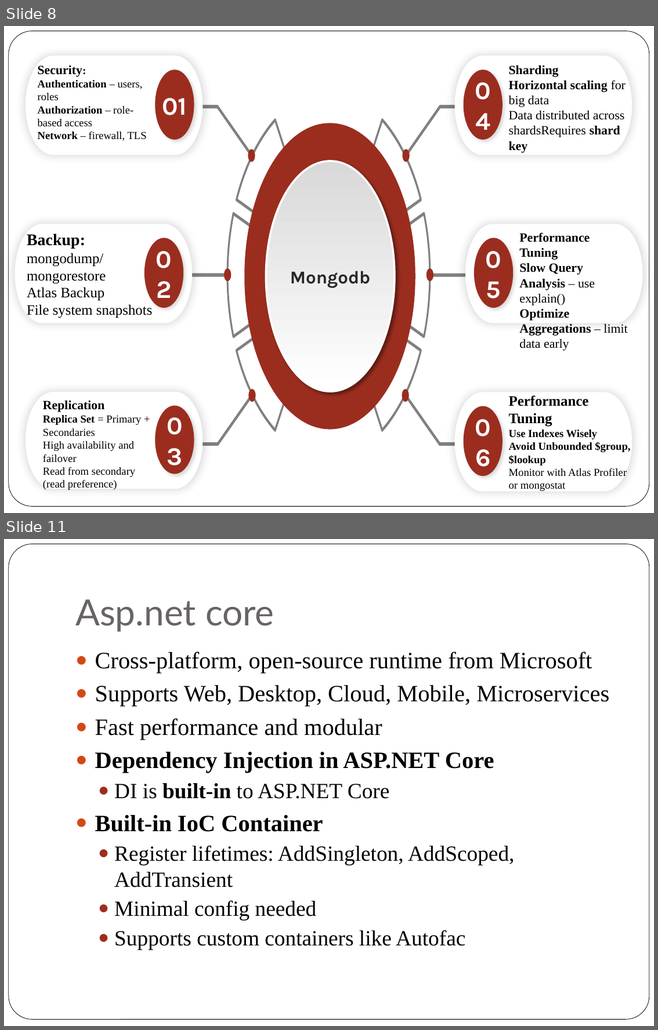
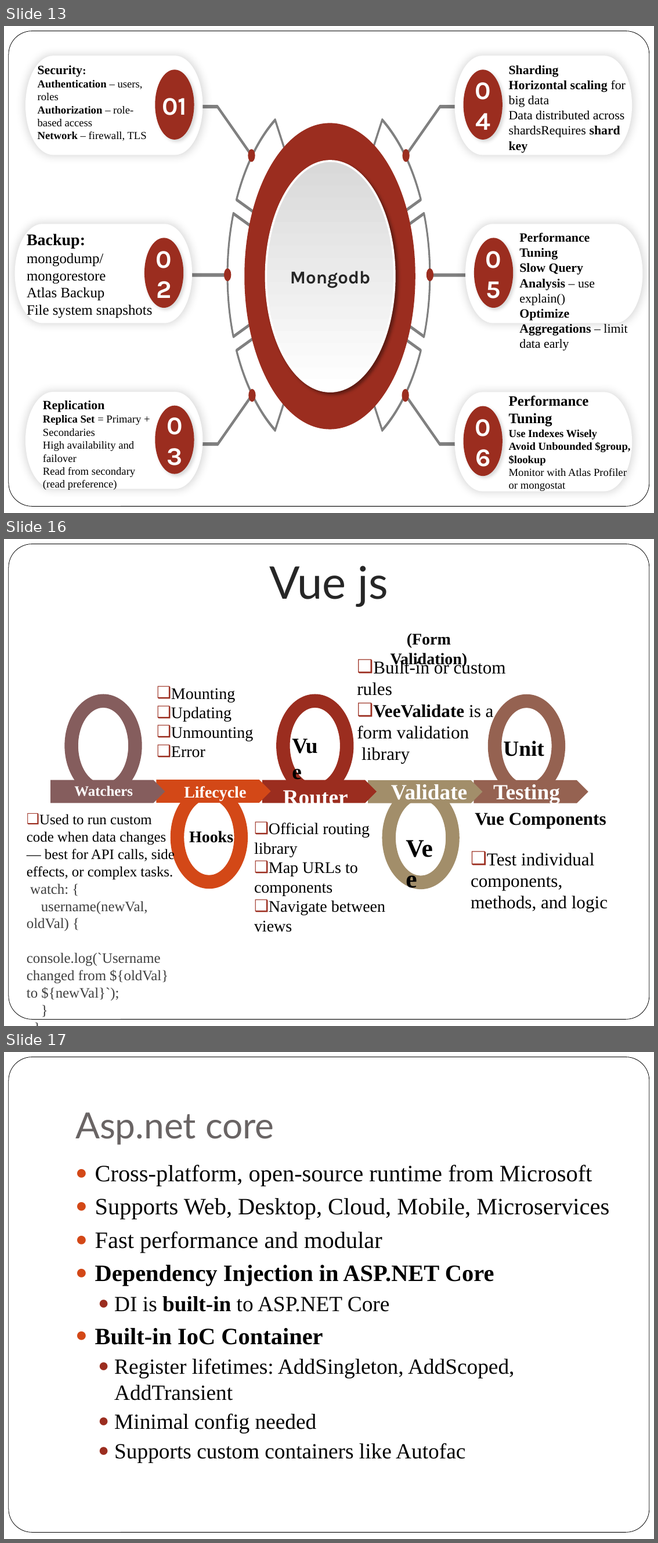
Before and after one commit to rosemarythomas994/VueR-assignment, a slide deck: Presentation Assignment.pptx. Shown one above the other, each under a label of ours: slides 8 and 11 before the commit, slides 13, 16 and 17 after it; the slides between them are not shown. The pictures are 658x1030 and 658x1543 pixels, drawn with LibreOffice and Linux fonts; fonts in the diff are those of the drawing. Boxes give left, top, right and bottom in pixels: in the first picture for what was removed or moved away, otherwise in the second. Text is boxed around its words. In the diff, an @@ line names an element or a change of style, - is before the commit and + after.

```diff
--- a/Presentation Assignment.pptx
+++ b/Presentation Assignment.pptx
@@ slide 16 added at (4, 539, 654, 1026), background #FFFFFF; not listed: 1 template element that a slide beside it also shows @@
@@ text added at (269, 566, 388, 607), 50 pt, text #262626 @@
+Vue js
@@ text added at (390, 634, 467, 667), 18 pt, text #000000, bold @@
+(Form Validation)
@@ text added at (357, 660, 506, 763), 20 pt, text #000000 @@
+❑ Built-in or custom rules
+❑ VeeValidate is a form validation
+library
@@ donut added at (64, 694, 141, 798), fill #855D5D @@
@@ text added at (171, 688, 253, 758), 18 pt, text #000000 @@
+❑ Mounting
+❑ Updating
+❑ Unmounting
+❑ Error
@@ donut added at (276, 694, 354, 798), fill #9B2D1F @@
@@ donut added at (487, 694, 565, 798), fill #956251 @@
@@ text added at (503, 741, 544, 760), 24 pt, text #000000, bold @@
+Unit
@@ pentagon arrow added at (51, 780, 165, 803), fill #855D5D @@
@@ pentagon arrow added at (156, 780, 270, 803), fill #D34817 @@
@@ pentagon arrow added at (262, 780, 376, 803), fill #9B2D1F @@
@@ pentagon arrow added at (368, 780, 482, 803), fill #A28E6A @@
@@ pentagon arrow added at (474, 780, 588, 803), fill #956251 @@
@@ text added at (74, 786, 133, 797), 16 pt, text #FFFFFF, bold @@
+Watchers
@@ donut added at (170, 786, 248, 889), fill #D34817 @@
@@ text added at (184, 786, 246, 801), 18 pt, text #FFFFFF, bold @@
+Lifecycle
@@ text added at (283, 788, 348, 809), 24 pt, text #FFFFFF, bold @@
+Router
@@ donut added at (382, 787, 459, 890), fill #A28E6A @@
@@ text added at (391, 784, 467, 803), 24 pt, text #FFFFFF, bold @@
+Validate
@@ text added at (493, 784, 560, 803), 24 pt, text #FFFFFF, bold @@
+Testing
@@ text added at (27, 814, 175, 1001), 16 pt, text #404040 @@
+❑ Used to run custom code when data changes — best for API calls, side effects, or complex tasks.
+watch: {
+username(newVal, oldVal) {
+console.log(`Username changed from ${oldVal} to ${newVal}`);
+}
+}
@@ text added at (474, 813, 504, 826), 24 pt, text #000000, bold @@
+Vue
@@ text added at (509, 813, 606, 828), 20 pt, text #000000, bold @@
+Vue Components
@@ text added at (189, 831, 233, 843), 18 pt, text #000000, bold @@
+Hooks
@@ text added at (254, 823, 385, 932), 18 pt, text #000000 @@
+❑ Official routing library
+❑ Map URLs to components
+❑ Navigate between views
@@ text added at (399, 829, 448, 866), 28 pt, text #000000, bold @@
+Vee
@@ text added at (470, 853, 607, 912), 20 pt, text #000000 @@
+❑ Test individual components, methods, and logic
@@ what was slide 8 is now slide 13 @@
@@ what was slide 11 is now slide 17 @@
```
Also in this commit, not shown: 2 slides changed, 6 other slides added, 1 slide removed, 5 other files.
